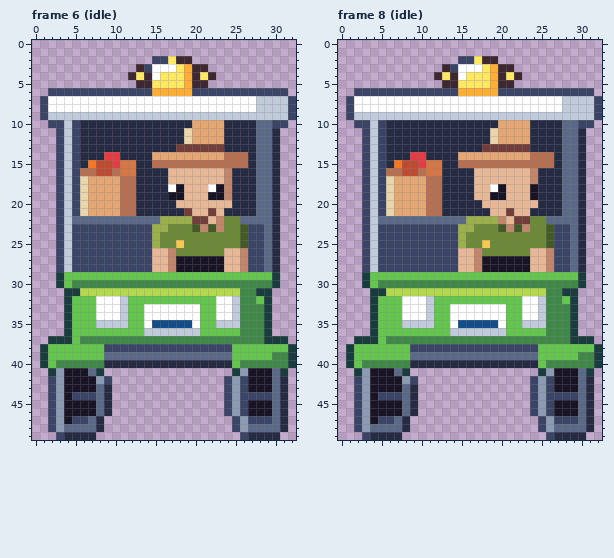
Pixel-art file: art/hood-people/ranger-cart@69.aseprite. Above: the version before the commit.
33x50 pixels, 12 frames. Shown: frame 6 (idle), frame 8 (idle). The commit also changed other frames, which this record leaves out.
New version:
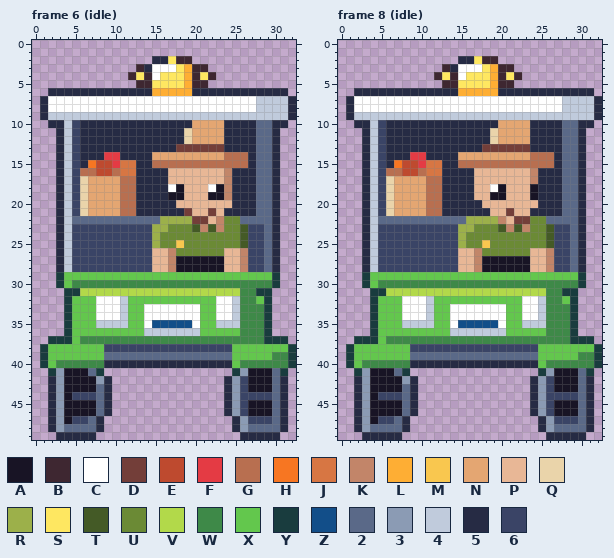
Palette (. is transparent): A #181425  B #3e2731  C #ffffff  D #733e39  E #be4a2f  F #e43b44  G #b86f50  H #f77622  J #d77643  K #c28569  L #feae34  M #f9c74f  N #e4a672  P #e8b796  Q #ead4aa  R #9cb04a  S #fee761  T #445a26  U #6b8a35  V #b2d94a  W #3e8948  X #63c74d  Y #193c3e  Z #124e89  2 #5a6988  3 #8b9bb4  4 #c0cbdc  5 #262b44  6 #3a4466
The edit:
--- frame 6 (idle)
@@ x 0..32 @@
  1 .................................
- 2 ...............66SBB.............
- 3 .............B6CCCSLBB...........
+ 2 ...............55SBB.............
+ 3 .............B5CCCSLBB...........
  4 ............BSBCSSSLBSB..........
  5 .............BBSSSSLBB...........
- 6 ..6666666666666LLLLL666666666666.
- 7 .6CCCCCCCCCCCCCCCCCCCCCCCCCC44446
- 8 .6CCCCCCCCCCCCCCCCCCCCCCCCCC44446
- 9 .64444444444444444444444444444446
-10 ..664655555555555555NNNN55552266.
-11 ...6465555555555555QNNNN5555225..
-12 ...6465555555555555QNNNN5555225..
-13 ...646555555555555DDDDDD5555225..
-14 ...646555FF5555NNNNNNNNNGGG5225..
-15 ...6465HEEFJJ55GGGGGGGGGGGG5225..
-16 ...646GGEEGJJ5555PPPPPPPK555225..
-17 ...646QNNNNGG5555PPPPPPPK555225..
-18 ...646QNNNNGG5555CAPPPCAK555225..
-19 ...646QNNNNGG5555AAPPPAAK555225..
-20 ...646QNNNNGG55555PPPPPPP555225..
-21 ...646QNNNNGG555555DPPDP5555225..
-22 ...6422222222222RRRRDDPKUU22225..
-23 ...646666666666RRUUUTKTKUUT6625..
-24 ...646666666666RUUUUUUUUUUT6625..
-25 ...646666666666RUUMUUUUUUUT6625..
-26 ...646666666666PPKUUUUUUPPK6625..
-27 ...646666666666PPKAAAAAAPPK6625..
-28 ...646666666666PPKAAAAAAPPK6625..
+ 6 ..5555555555555LLLLL555555555555.
+ 7 .5CCCCCCCCCCCCCCCCCCCCCCCCCC44445
+ 8 .5CCCCCCCCCCCCCCCCCCCCCCCCCC44445
+ 9 .54444444444444444444444444444445
+10 ..554655555555555555NNNN55552255.
+11 ...5465555555555555QNNNN5555225..
+12 ...5465555555555555QNNNN5555225..
+13 ...546555555555555DDDDDD5555225..
+14 ...546555FF5555NNNNNNNNNGGG5225..
+15 ...5465HEEFJJ55GGGGGGGGGGGG5225..
+16 ...546GGEEGJJ5555PPPPPPPK555225..
+17 ...546QNNNNGG5555PPPPPPPK555225..
+18 ...546QNNNNGG5555CAPPPCAK555225..
+19 ...546QNNNNGG5555AAPPPAAK555225..
+20 ...546QNNNNGG55555PPPPPPP555225..
+21 ...546QNNNNGG555555DPPDP5555225..
+22 ...5422222222222RRRRDDPKUU22225..
+23 ...546666666666RRUUUTKTKUUT6625..
+24 ...546666666666RUUUUUUUUUUT6625..
+25 ...546666666666RUUMUUUUUUUT6625..
+26 ...546666666666PPKUUUUUUPPK6625..
+27 ...546666666666PPKAAAAAAPPK6625..
+28 ...546666666666PPKAAAAAAPPK6625..
 29 ...YXXXXXXXXXXXXXXXXXXXXXXXXXXY..
@@ x 0..32 @@
 41 ..Y3AAA2Y................Y3AAA2Y.
-42 ..63AAAA36..............636AAA25.
-43 ..63AAAA25..............636AAA25.
-44 ..63A66625..............63666625.
-45 ..63AAAA25..............636AAA25.
-46 ..63AAAA25..............636AAA25.
-47 ..63A6625................6366625.
-48 ..6322225................6322225.
-49 ...65555..................65555..
+42 ..53AAAA35..............536AAA25.
+43 ..53AAAA25..............536AAA25.
+44 ..53A66625..............53666625.
+45 ..53AAAA25..............536AAA25.
+46 ..53AAAA25..............536AAA25.
+47 ..53A6625................5366625.
+48 ..5322225................5322225.
+49 ...55555..................55555..
--- frame 8 (idle)
@@ x 0..32 @@
  1 .................................
- 2 ...............66SBB.............
- 3 .............B6CCCSLBB...........
+ 2 ...............55SBB.............
+ 3 .............B5CCCSLBB...........
  4 ............BSBCSSSLBSB..........
  5 .............BBSSSSLBB...........
- 6 ..6666666666666LLLLL666666666666.
- 7 .6CCCCCCCCCCCCCCCCCCCCCCCCCC44446
- 8 .6CCCCCCCCCCCCCCCCCCCCCCCCCC44446
- 9 .64444444444444444444444444444446
-10 ..664655555555555555NNNN55552266.
-11 ...6465555555555555QNNNN5555225..
-12 ...6465555555555555QNNNN5555225..
-13 ...646555555555555DDDDDD5555225..
-14 ...646555FF5555NNNNNNNNNGGG5225..
-15 ...6465HEEFJJ55GGGGGGGGGGGG5225..
-16 ...646GGEEGJJ5555PPPPPPPK555225..
-17 ...646QNNNNGG5555PPPPPPPK555225..
-18 ...646QNNNNGG5555PPCAPPPA555225..
-19 ...646QNNNNGG5555PPAAPPPA555225..
-20 ...646QNNNNGG55555PPPPPPP555225..
-21 ...646QNNNNGG555555PPDPP5555225..
-22 ...6422222222222RRRRKPDDUU22225..
-23 ...646666666666RRUUUTKTKUUT6625..
-24 ...646666666666RUUUUUUUUUUT6625..
-25 ...646666666666RUUMUUUUUUUT6625..
-26 ...646666666666PPKUUUUUUPPK6625..
-27 ...646666666666PPKAAAAAAPPK6625..
-28 ...646666666666PPKAAAAAAPPK6625..
+ 6 ..5555555555555LLLLL555555555555.
+ 7 .5CCCCCCCCCCCCCCCCCCCCCCCCCC44445
+ 8 .5CCCCCCCCCCCCCCCCCCCCCCCCCC44445
+ 9 .54444444444444444444444444444445
+10 ..554655555555555555NNNN55552255.
+11 ...5465555555555555QNNNN5555225..
+12 ...5465555555555555QNNNN5555225..
+13 ...546555555555555DDDDDD5555225..
+14 ...546555FF5555NNNNNNNNNGGG5225..
+15 ...5465HEEFJJ55GGGGGGGGGGGG5225..
+16 ...546GGEEGJJ5555PPPPPPPK555225..
+17 ...546QNNNNGG5555PPPPPPPK555225..
+18 ...546QNNNNGG5555PPCAPPPA555225..
+19 ...546QNNNNGG5555PPAAPPPA555225..
+20 ...546QNNNNGG55555PPPPPPP555225..
+21 ...546QNNNNGG555555PPDPP5555225..
+22 ...5422222222222RRRRKPDDUU22225..
+23 ...546666666666RRUUUTKTKUUT6625..
+24 ...546666666666RUUUUUUUUUUT6625..
+25 ...546666666666RUUMUUUUUUUT6625..
+26 ...546666666666PPKUUUUUUPPK6625..
+27 ...546666666666PPKAAAAAAPPK6625..
+28 ...546666666666PPKAAAAAAPPK6625..
 29 ...YXXXXXXXXXXXXXXXXXXXXXXXXXXY..
@@ x 0..32 @@
 41 ..Y3AAA2Y................Y3AAA2Y.
-42 ..63AAAA36..............636AAA25.
-43 ..63AAAA25..............636AAA25.
-44 ..63A66625..............63666625.
-45 ..63AAAA25..............636AAA25.
-46 ..63AAAA25..............636AAA25.
-47 ..63A6625................6366625.
-48 ..6322225................6322225.
-49 ...65555..................65555..
+42 ..53AAAA35..............536AAA25.
+43 ..53AAAA25..............536AAA25.
+44 ..53A66625..............53666625.
+45 ..53AAAA25..............536AAA25.
+46 ..53AAAA25..............536AAA25.
+47 ..53A6625................5366625.
+48 ..5322225................5322225.
+49 ...55555..................55555..
